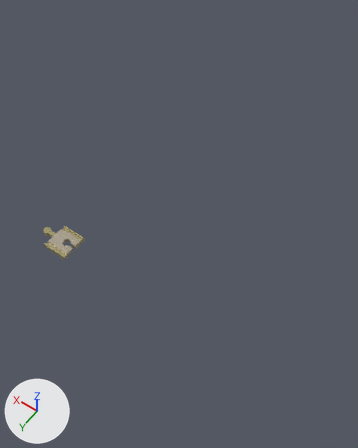
What one commit did to the Blender file www/img/blenderFiles/Master-Stations.blend.
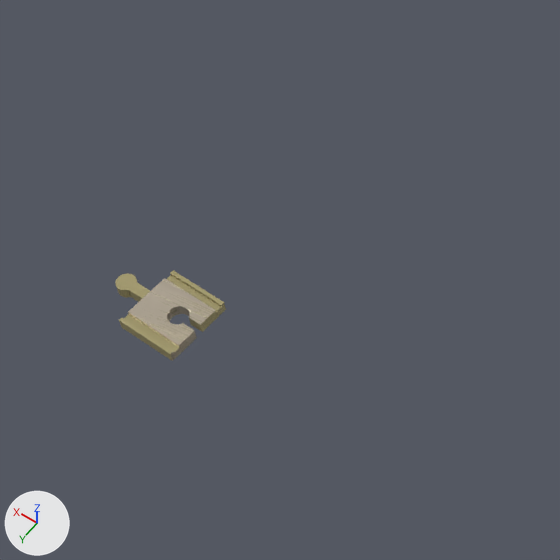
Each version is shown whole from a 50 mm camera at (-24.8, 16.3, 38.5) aimed at (-10.9, -3.3, 7.8), then close up on the part from 0% to 58% of the width and 28% to 75% of the height. The lights are fixed; the arrows at lower left show +X, +Y and +Z.

Names of what the first close-up shows: 'TrackStraight.015'.
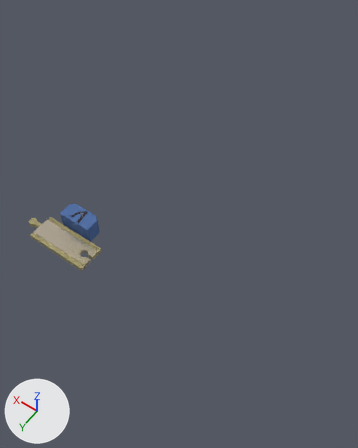
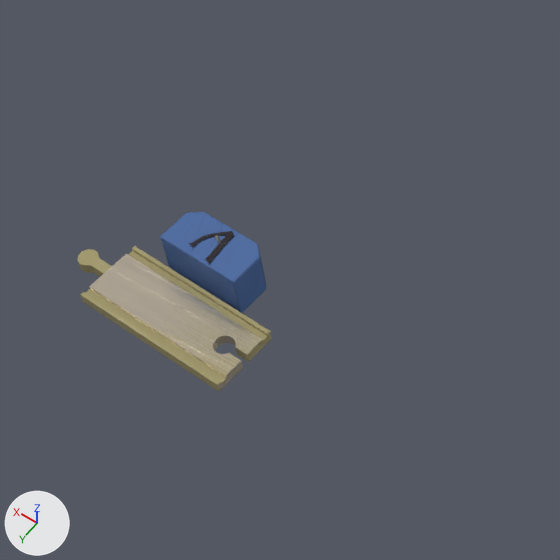
Pixel boxes (x1, y1, x2, y2) of what changed, in the close-ups (560 x 560 px):
'TrackStraight.011', shown: after (78, 246, 272, 392)
'Cube.010', shown: after (160, 212, 266, 313)
'TrackStraight.015', hidden: before (115, 270, 226, 361)
'Text.012', shown: after (189, 231, 234, 264)

What changed in the scene script:
```text
Change ob_trackstraight_015:
    add ob_trackstraight_015.hide_set(True)  # its collection is switched off
Change ob_trackstraight_011:
    remove ob_trackstraight_011.hide_set(True)  # its collection is switched off
Change ob_cube_010:
    remove ob_cube_010.hide_set(True)  # its collection is switched off
Change ob_text_012:
    remove ob_text_012.hide_set(True)  # its collection is switched off
```
